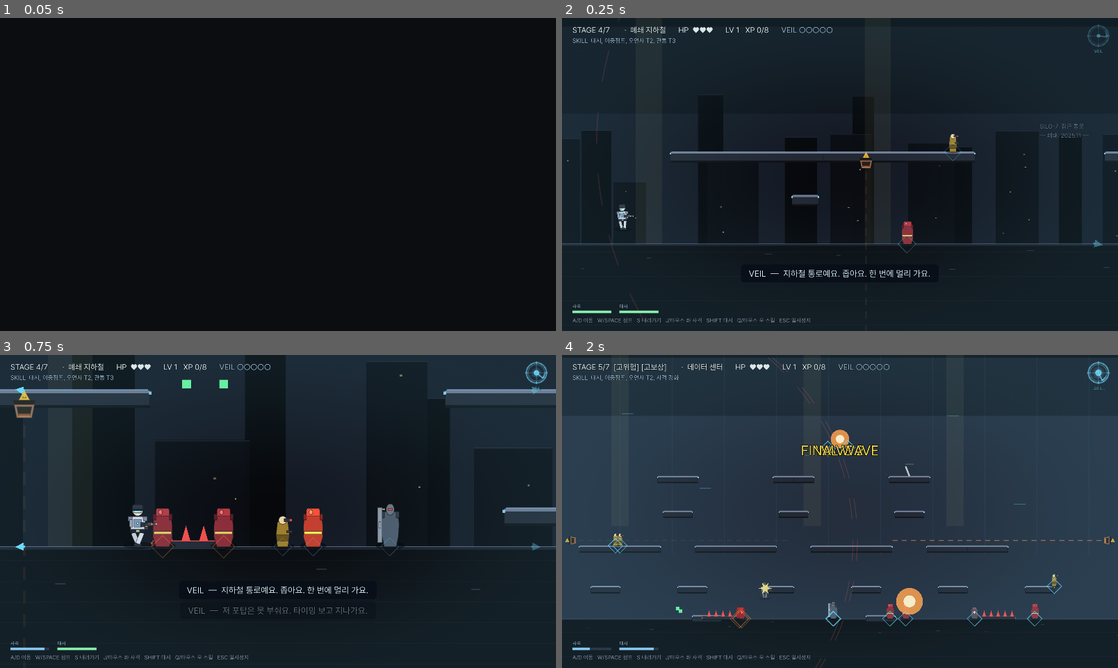
Above: before the commit, frames 1-4 (two rows, left to right).
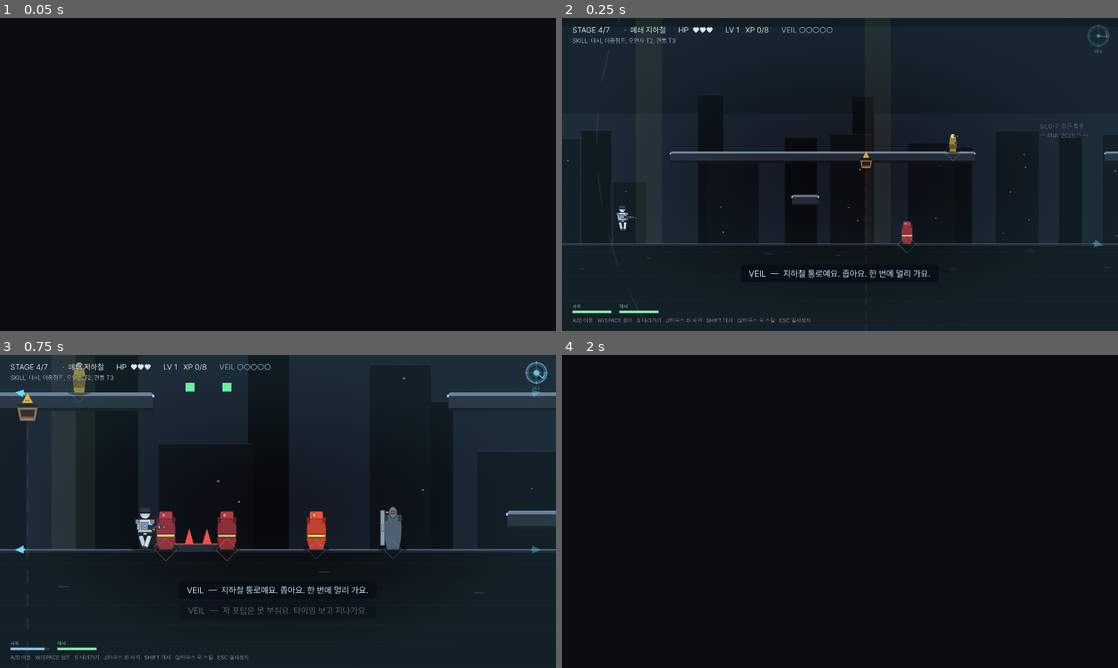
Above: after the commit, the same moments.

Repository: soomin007/EyesOnYou
Game: Godot game, scene res://scenes/ig_shotter.tscn
Same seed, same stepped clock (60 frames per second), same inputs: the game is played once before the commit and once after it. This scene is started directly instead of the project's main scene.
Inputs (mouse positions are in pixels of both pictures, inside the frame that each line leads up to):
- Up to frame 1 (0.05 s): no input
- Up to frame 2 (0.25 s): no input
- Up to frame 3 (0.75 s): tap Enter (ui_accept) at 0.5 s; move the mouse to (400, 495) at 0.52 s; hold D (move_right) from 0.53 s (still down); hold J (attack) from 0.53 s (still down); click (400, 495) at 0.67 s
- Up to frame 4 (2 s): keep holding D (move_right); tap W (jump) at 0.77, 1.07, 1.52, 1.55, 1.82 s; tap Shift (dash) at 0.8, 1.35 s; move the mouse to (728, 527) at 1.27 s; release J (attack) at 1.28 s

Frame 1 is identical in both runs. In frame 2, 0.1% of the frame differs, in the area x 9-64%, y 59-73%; in frame 3, 5.5%; in frame 4, 85%, in the area x 0-100%, y 0-100%.

Commit message:
fix(promo): IG 스크린샷 흐릿함·벽 관통 조준 수정 + 박진감 강화
- 물리 보간 OFF(root.physics_interpolation_mode) — 텔레포트한 캐릭터가 물리틱 사이를
  보간하며 생기던 잔상(흐릿) 제거 → 캐릭터·탄 또렷
- 저격 조준 LoS 게이팅(_aim_if_los) — _has_line_of_sight로 사선 트인 저격수만 조준/발사,
  벽 관통 조준선 제거. 실제 EnemyBullet 발사로 탄 streak
- 박진감: 교차사격(지붕 저격 실발사+플레이어 부채꼴), 옥상 점프 사격, datacenter 중층 랙
  같은-층 저격 교전+위 드론, 포탑 아래 응사 등 실제 게임 메커니즘으로 재연출
- session_logs/2026-06-22.md 세션 2 기록

Co-Authored-By: Claude Opus 4.8 (1M context) <noreply@anthropic.com>

Diff:
--- a/scripts/IgShotter.gd
+++ b/scripts/IgShotter.gd
@@ -37,6 +37,9 @@
 	win.content_scale_size = Vector2i(1280, 720)
 	win.size = Vector2i(SHOT_W, SHOT_H)
 	win.position = Vector2i(0, 0)
+	# 물리 보간 OFF — 텔레포트/이동 중인 바디가 물리틱 사이를 보간하며 캡처 순간 잔상(흐릿)이
+	# 생기는 걸 막는다. 보간을 끄면 매 프레임이 정확한 물리 위치로 렌더 → 캐릭터·탄이 또렷.
+	get_tree().root.physics_interpolation_mode = Node.PHYSICS_INTERPOLATION_MODE_OFF
 
 func _run() -> void:
 	# 창 리사이즈가 뷰포트에 반영될 시간.
@@ -134,14 +137,33 @@
 			(e as Node).set_physics_process(false)
 			(e as Node).set_process(false)
 
-# 저격수를 조준 상태로 고정 — 붉은 조준선 + VeilSight 주황 경고 마커를 만든다.
-func _force_aim(sniper: Node) -> void:
+# 저격수 조준 — 실제 게임처럼 **사선(LoS)이 트인 경우에만** 붉은 조준선을 그린다(벽 관통 금지).
+# do_fire=true면 실제 EnemyBullet을 한 발 발사(탄이 날아가는 박진감). LoS 없으면 아무것도 안 함.
+# 반환: 조준선을 그렸는지 여부.
+func _aim_if_los(sniper: Node, do_fire: bool = false) -> bool:
 	if sniper == null or not is_instance_valid(sniper):
-		return
+		return false
+	var p: Node2D = _player()
+	if p == null:
+		return false
+	if not bool(sniper.call("_has_line_of_sight", p)):
+		return false  # 벽 뒤 — 실제 게임처럼 조준 안 함
 	sniper.set("aim_los_clear", true)
 	sniper.call("_start_aim")
 	sniper.call("_update_aim")
+	if do_fire:
+		sniper.call("_fire_at_player")  # 실제 적 탄 발사 → 탄이 플레이어로 날아감
 	sniper.set_physics_process(false)  # 다음 틱에 _clear_aim 되지 않게 고정
+	return true
+
+# 화면의 모든 저격수에 LoS 게이트 조준 적용. 그린 수를 반환.
+func _aim_all_snipers(do_fire: bool = false) -> int:
+	var n: int = 0
+	for e in _enemies():
+		if int(e.get("enemy_type")) == K_SNIPER:
+			if _aim_if_los(e, do_fire):
+				n += 1
+	return n
 
 # 폭발 섬광 — Bomb의 blast를 모사(데미지/큐프리 없이 한 프레임 연출용).
 func _spawn_blast(stage: Node, pos: Vector2, radius: float, scl: float = 0.75) -> void:
@@ -188,27 +210,29 @@
 	var stage: Node = await _load_stage("route_subway", 3, {"multishot": 2, "fire_boost": 3})
 	if stage == null:
 		return
-	# 플레이어 앞에 적 무리 — 패트롤 둘 + 방패병 + 지붕 저격수. 클로즈업이라 무리를 밀착.
+	# 플레이어 앞에 적 무리 — 패트롤 둘 + 방패병 + 지붕 저격수(교차사격). 클로즈업이라 밀착.
 	var px: float = 1900.0
 	var gy: float = 420.0
 	_place_player(stage, Vector2(px, gy - 2.0), 1)
 	stage.call("_spawn_enemy", K_PATROL, Vector2(px + 150.0, gy))
 	stage.call("_spawn_enemy", K_PATROL, Vector2(px + 270.0, gy))
 	stage.call("_spawn_enemy", K_SHIELD, Vector2(px + 380.0, gy))
-	stage.call("_spawn_enemy", K_SNIPER, Vector2(px + 230.0, 200.0))
+	stage.call("_spawn_enemy", K_SNIPER, Vector2(px - 50.0, 200.0))  # 열차 지붕(1250~1950) 위 — 사선 확보
 	# 카메라 — 줌인 + 무리 쪽으로 시선 이동. 깨끗한 액션 컷(자막 제거).
-	_frame_cam(stage, 1.7, Vector2(190.0, -36.0))
+	_frame_cam(stage, 1.7, Vector2(180.0, -40.0))
 	await _wait(10)
 	_purge_subs(stage)
 	var p: Node2D = _player()
+	# 지붕 저격수가 실제로 한 발 발사 → 탄이 플레이어로 날아오는 교차사격(사선 트인 경우만).
+	_aim_all_snipers(true)
 	# 부채꼴 사격 두 번 — 탄이 두 거리대에 흩어지게.
 	p.call("_try_attack")
 	_spawn_muzzle_glow(stage, p.global_position + Vector2(34.0, -34.0))
-	await _wait(6)
+	await _wait(5)
 	p.call("_try_attack")
 	_spawn_muzzle_glow(stage, p.global_position + Vector2(34.0, -34.0))
 	# 폭발 — 적 무리 한가운데.
-	_spawn_blast(stage, Vector2(px + 240.0, gy - 26.0), 56.0, 0.85)
+	_spawn_blast(stage, Vector2(px + 235.0, gy - 26.0), 50.0, 0.8)
 	await _wait(3)
 	await _capture("combat_hero", stage)
 
@@ -229,6 +253,8 @@
 	p.global_position = Vector2(640.0, 760.0)
 	p.reset_physics_interpolation()
 	await _wait(8)
+	# 저격수들이 실제로 발사(사선 트인 것만) → 탄이 날아다니는 난전.
+	_aim_all_snipers(true)
 	p.call("_try_attack")
 	_spawn_muzzle_glow(stage, p.global_position + Vector2(30.0, -30.0))
 	await _wait(5)
@@ -251,9 +277,8 @@
 	stage.call("_spawn_enemy", K_SNIPER, Vector2(px + 210.0, 200.0))
 	_frame_cam(stage, 1.7, Vector2(120.0, -56.0))
 	await _wait(8)
-	for e in _enemies():
-		if int(e.get("enemy_type")) == K_SNIPER:
-			_force_aim(e)
+	# 사선 트인 저격수만 조준선(발사 직전 텔레그래프) — VEIL이 쏘기 전에 짚어주는 순간.
+	_aim_all_snipers(false)
 	# 진입 멘트 등 기존 자막을 비우고 VEIL 경고 한 줄만 — "위협 등장 + 경고" 순간.
 	_purge_subs(stage)
 	await _wait(2)
@@ -263,57 +288,63 @@
 
 # ─── 3a. 외벽 옥상 — 하늘/별 + 높이 + 저격 감시선 ─────────────
 func _shot_map_rooftops() -> void:
-	var stage: Node = await _load_stage("route_rooftops", 0, {})
-	if stage == null:
-		return
-	# 최상층 옥상 슬랩(620,280) 위 — 위로 별 깔린 밤하늘, 트인 옥상 가장자리에 선 요원.
-	_place_player(stage, Vector2(620.0, 250.0), 1)
-	# 아래 발판에 저격수 한 명 — 조준선이 위로 그어져 "트인 저격 감시선".
-	stage.call("_spawn_enemy", K_SNIPER, Vector2(470.0, 390.0))
-	# 하늘이 위에 더 보이게 시선을 살짝 아래로(저격수까지 포함).
-	_frame_cam(stage, 1.35, Vector2(0.0, 70.0))
-	await _wait(8)
-	_freeze_enemies()
-	for e in _enemies():
-		if int(e.get("enemy_type")) == K_SNIPER:
-			_force_aim(e)
-	_purge_subs(stage)  # 진입/회피 자막 겹침 정리 — 깨끗한 맵 컷.
-	await _wait(4)
+	var stage: Node = await _load_stage("route_rooftops", 0, {"multishot": 1, "dash_boost": 1})
+	if stage == null:
+		return
+	# 최상층 옥상 슬랩(620,280) 위 — 위로 별 깔린 밤하늘. 옥상 사이를 박차 오르며 사격하는 요원.
+	_place_player(stage, Vector2(560.0, 250.0), 1)
+	_frame_cam(stage, 1.3, Vector2(60.0, 10.0))
+	_purge_subs(stage)
+	await _wait(6)
+	var p: Node2D = _player()
+	# 점프 — 옥상을 박차고 오른 공중 포즈(밤하늘 배경 실루엣).
+	p.set("velocity", Vector2(120.0, -300.0))
+	p.set("jumps_used", 1)
+	await _wait(6)
+	# 공중 사격 — 머즐 + 부채꼴 탄이 별 깔린 하늘로 뻗어나간다.
+	p.call("_try_attack")
+	_spawn_muzzle_glow(stage, p.global_position + Vector2(34.0, -34.0))
+	await _wait(3)
 	await _capture("map_rooftops", stage)
 
 # ─── 3b. 폐쇄 지하철 — 어두운 터널 + 하향 포탑 + 형광등 ───────
 func _shot_map_subway() -> void:
-	var stage: Node = await _load_stage("route_subway", 3, {})
-	if stage == null:
-		return
-	# 트립와이어/하향 포탑 구간(x≈1550~1780). 좁은 천장과 포탑 텔레그래프.
+	var stage: Node = await _load_stage("route_subway", 3, {"multishot": 1})
+	if stage == null:
+		return
+	# 트립와이어/하향 포탑 구간(x≈1550~1780). 좁은 천장과 포탑 텔레그래프 + 돌진하는 패트롤에 사격.
 	_place_player(stage, Vector2(1560.0, 418.0), 1)
 	stage.call("_spawn_enemy", K_PATROL, Vector2(1740.0, 420.0))
 	_frame_cam(stage, 1.5, Vector2(70.0, -70.0))  # 머리 위 하향 포탑이 보이게 시선 위로
-	await _wait(6)
-	_freeze_enemies()
-	_purge_subs(stage)
+	_purge_subs(stage)
+	await _wait(8)
+	var p: Node2D = _player()
+	p.call("_try_attack")  # 패트롤 쪽으로 사격
+	_spawn_muzzle_glow(stage, p.global_position + Vector2(34.0, -34.0))
+	_purge_subs(stage)  # 지연 자막 잔상 제거
 	await _wait(4)
 	await _capture("map_subway", stage)
 
 # ─── 3c. 데이터 센터 — 드론(위) + 저격(같은 층) 동시 고위험 ───
 func _shot_map_datacenter() -> void:
-	var stage: Node = await _load_stage("route_datacenter", 4, {})
+	var stage: Node = await _load_stage("route_datacenter", 4, {"multishot": 2})
 	if stage == null:
 		return
 	# 웨이브 2 = 저격 둘 + 드론 하나. 깨끗한 위협 레이어링(폭격기 없이).
 	stage.call("_spawn_wave", 1)
 	await _wait(12)
-	# 플레이어를 서버 랙 사이에 두고 정지.
+	# 플레이어를 중층 서버 랙 위에 — 양쪽 저격수와 같은 높이라 사선이 트인다(랙 위로 탄이 지나감).
 	var p: Node2D = _player()
 	p.set("invuln", 999.0)
-	p.global_position = Vector2(500.0, 760.0)
+	p.set("facing", -1)
+	p.global_position = Vector2(1000.0, 578.0)
 	p.reset_physics_interpolation()
-	await _wait(8)
-	for e in _enemies():
-		if int(e.get("enemy_type")) == K_SNIPER:
-			_force_aim(e)
-	_freeze_enemies()
+	_purge_subs(stage)
+	await _wait(8)
+	# 같은 층 저격수가 양쪽에서 실제 발사 → 저격탄 streak + 위 드론 + 플레이어 응사.
+	_aim_all_snipers(true)
+	p.call("_try_attack")
+	_spawn_muzzle_glow(stage, p.global_position + Vector2(-34.0, -34.0))
 	_purge_subs(stage)
 	await _wait(4)
 	await _capture("map_datacenter", stage)
@@ -326,12 +357,10 @@
 	# 중층 정찰단 발판(660,1180) — 좌측 둥지 저격수(120,1172)가 가로질러 내려다봄.
 	_place_player(stage, Vector2(620.0, 1148.0), -1)
 	_frame_cam(stage, 1.35, Vector2(-150.0, 0.0))  # 좌측 둥지 저격수까지 시선 이동
-	await _wait(6)
-	_freeze_enemies()
-	for e in _enemies():
-		if int(e.get("enemy_type")) == K_SNIPER:
-			_force_aim(e)
-	_purge_subs(stage)
+	_purge_subs(stage)
+	await _wait(8)
+	# 사선 트인 둥지 저격수가 실제 발사 → 감시선 + 날아오는 저격탄.
+	_aim_all_snipers(true)
 	await _wait(4)
 	await _capture("map_watchtower", stage)
 
Not shown, changed: session_logs/2026-06-22.md
